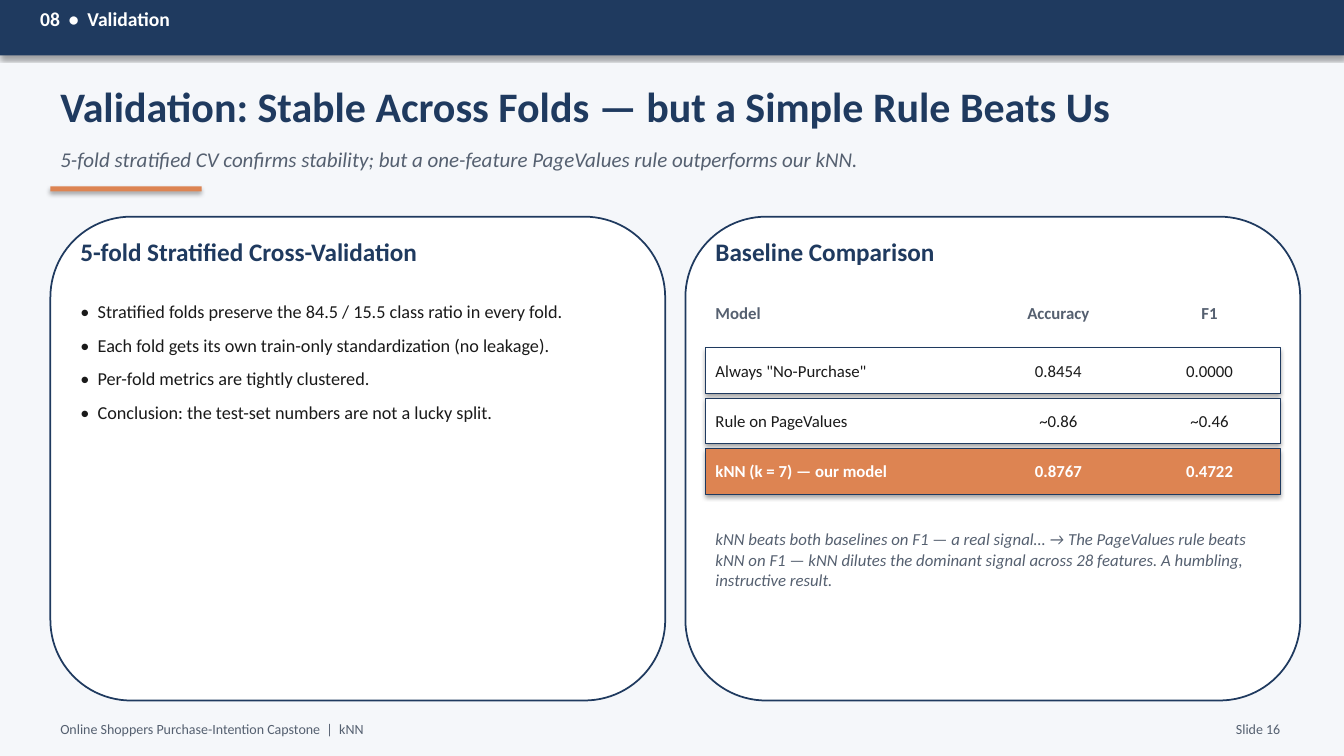
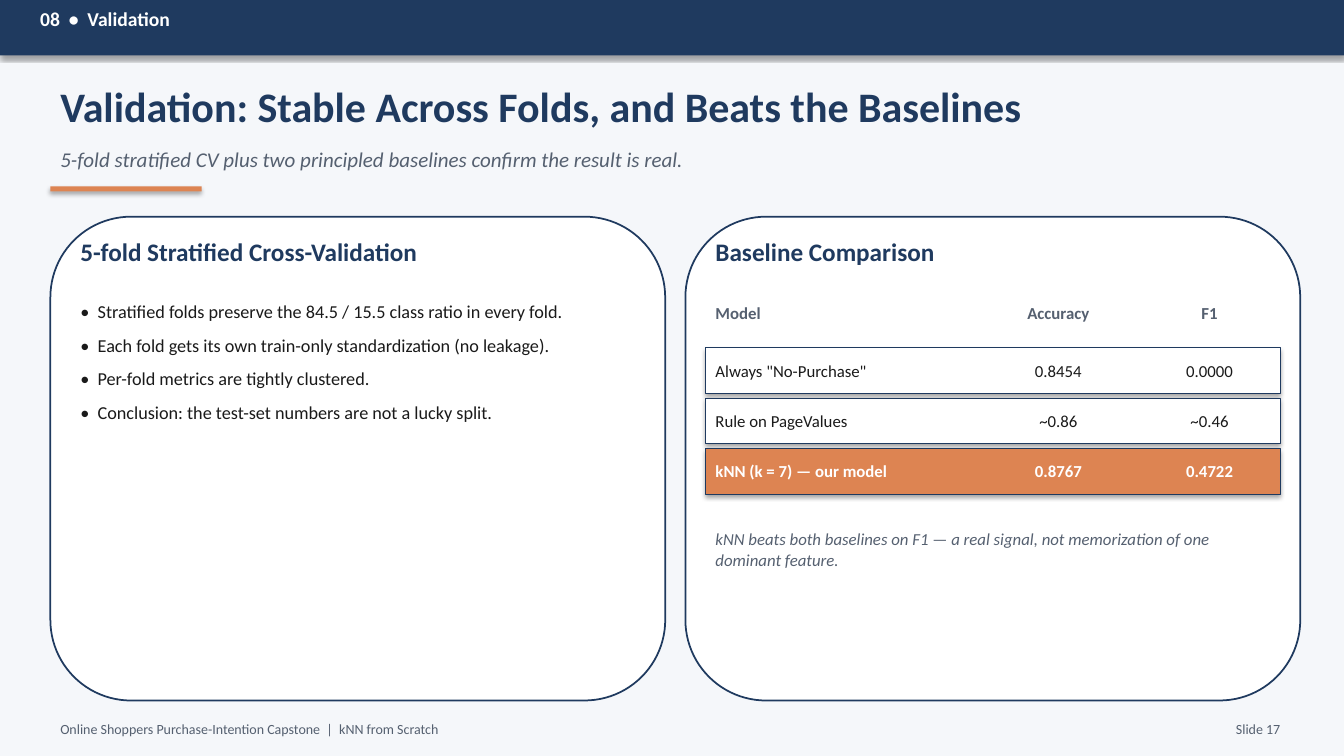
Before and after one commit to RodneeGlenMartin/Capstone-KNN-OnlineShoppers, a slide deck: slide 16 of Capstone_Presentation.pptx. Drawn at 1344x756 pixels with LibreOffice and Linux fonts; fonts in the diff are those of the drawing. Boxes give left, top, right and bottom in pixels: in the first picture for what was removed or moved away, otherwise in the second. Text is boxed around its words. In the diff, an @@ line names an element or a change of style, - is before the commit and + after.

Commit message:
Update capstone presentation and report
Replace updated Capstone_Presentation.pptx and Capstone_Report.docx with revised content and formatting for the final submission. These binary updates include edits to slides and the project report (content/structure/formatting improvements).

```diff
--- a/Capstone_Presentation.pptx
+++ b/Capstone_Presentation.pptx
@@ text at [60,92,1021,128]: text changed @@
-Validation: Stable Across Folds — but a Simple Rule Beats Us
+Validation: Stable Across Folds, and Beats the Baselines
@@ text at [60,152,682,171]: text changed @@
-5-fold stratified CV confirms stability; but a one-feature PageValues rule outperforms our kNN.
+5-fold stratified CV plus two principled baselines confirm the result is real.
@@ text at [715,533,1209,568]: text changed @@
-kNN beats both baselines on F1 — a real signal… → The PageValues rule beats kNN on F1 — kNN dilutes the dominant signal across 28 features. A humbling, instructive result.
+kNN beats both baselines on F1 — a real signal, not memorization of one dominant feature.
@@ text at [60,724,438,737]: text changed @@
-Online Shoppers Purchase-Intention Capstone | kNN
+Online Shoppers Purchase-Intention Capstone | kNN from Scratch
@@ text at [1236,724,1280,734]: text changed @@
-Slide 16
+Slide 17
```
Also in this commit, not shown: 20 other slides changed, 1 other file.
